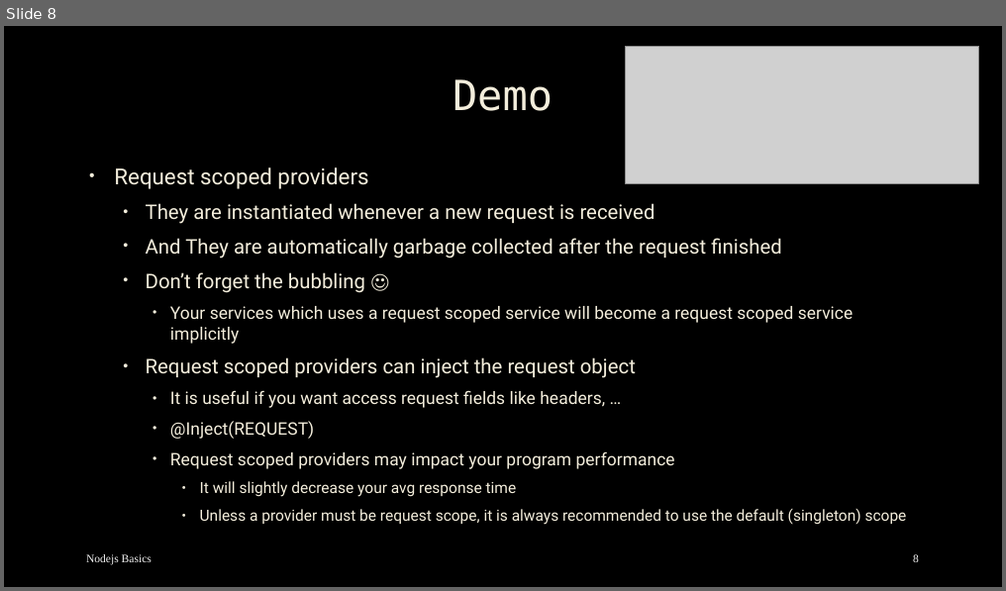
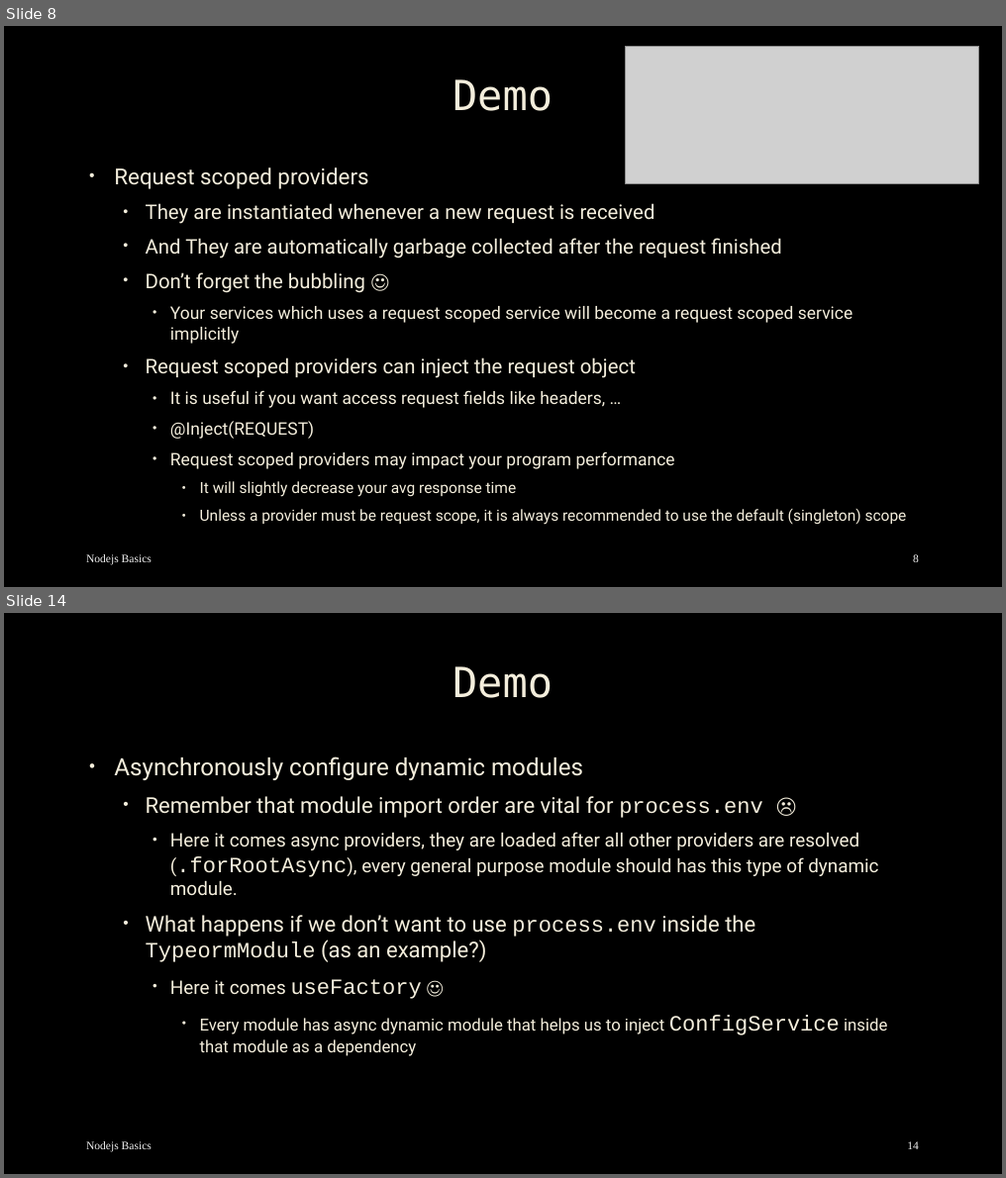
Before and after one commit to mostafa8026/nestjs-course, a slide deck: nestjs/nestjs-05.pptx. Shown one above the other, each under a label of ours: slide 8 before the commit, slides 8 and 14 after it; the slides between them are not shown. The pictures are 1006x591 and 1006x1178 pixels, drawn with LibreOffice and Linux fonts; fonts in the diff are those of the drawing; grey boxes stand for pictures; background and template pictures are left out. Boxes give left, top, right and bottom in pixels: in the first picture for what was removed or moved away, otherwise in the second. Text is boxed around its words. In the diff, an @@ line names an element or a change of style, - is before the commit and + after.

```diff
--- a/nestjs/nestjs-05.pptx
+++ b/nestjs/nestjs-05.pptx
@@ slide 14 added at (4, 613, 1002, 1174), background picture (left out) @@
@@ title added at (452, 666, 552, 698), 40 pt, text #F4EEDC @@
+Demo
@@ text added at (114, 757, 887, 1057), 21 pt, text #F4EEDC @@
+• Asynchronously configure dynamic modules
+  • Remember that module import order are vital for process.env ☹
+    • Here it comes async providers, they are loaded after all other providers are resolved (.forRootAsync), every general purpose module should has this type of dynamic module.
+  • What happens if we don’t want to use process.env inside the TypeormModule (as an example?)
+    • Here it comes useFactory ☺
+      • Every module has async dynamic module that helps us to inject ConfigService inside that module as a dependency
@@ text added at (86, 1142, 152, 1153), 11 pt, text #F2F2F2 @@
+Nodejs Basics
@@ page number added at (907, 1142, 919, 1150), 11 pt, text #F2F2F2 @@
+14
```
Also in this commit, not shown: 1 slide changed, 5 other slides added, 21 other files.
